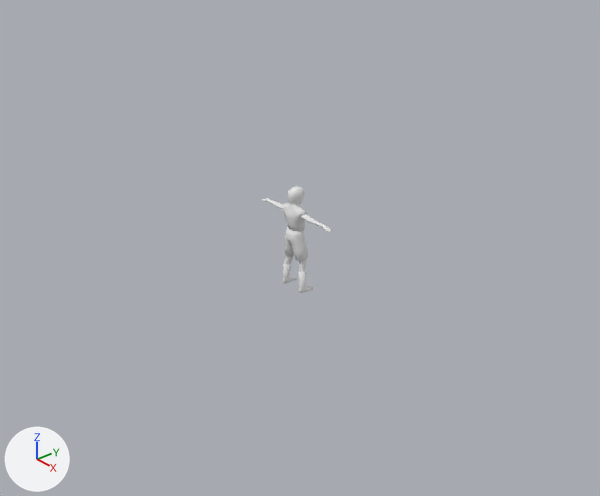
A saved change to the Blender file 角色/类人/双面人/双面人.blend.
Camera for both pictures: a 50 mm camera at (9.83, -8.26, 7.05) aimed at (-0.1, 0.23, 0.66). Arrows for +X, +Y and +Z are at lower left; the lights stay in place.

In view in the first picture: 'Model'.
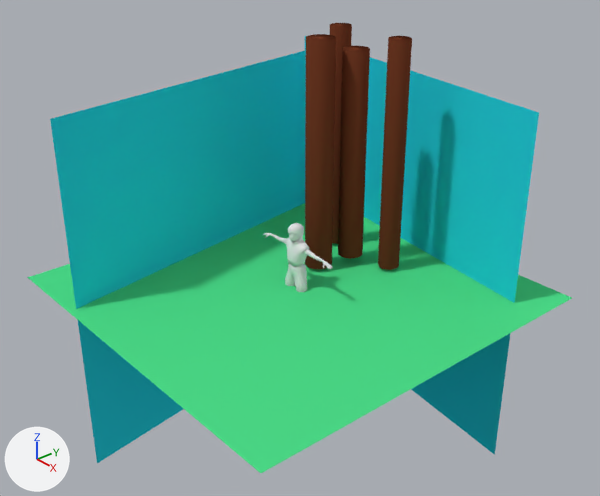
Diff of the bpy script that builds the scene:
```diff
--- a/角色/类人/双面人/双面人.blend.py
+++ b/角色/类人/双面人/双面人.blend.py
@@ mat_material_001 @@
+mat_material_001 = diffuse_material('Material.001')
+mat_material_001.base_color = (0.173, 0.0422, 0.0185)  # brown #733a25
@@ mat_material_003 @@
+mat_material_003 = diffuse_material('Material.003')
+mat_material_003.base_color = (0.0745, 0.723, 0.251)  # green #4ddd89
@@ mat_material_002 @@
+mat_material_002 = diffuse_material('Material.002')
+mat_material_002.base_color = (0.0201, 0.648, 0.8)  # cyan #27d3e7
@@ me_cylinder @@
+me_cylinder.from_pydata(...)  # a 32-sided cylinder along z spanning x -1.0..1.0, y -1.0..1.0, z -1.07..3.05
+me_cylinder.polygons.foreach_set('use_smooth', [True] * 34)
+me_cylinder.materials.append(mat_material_001)  # brown #733a25
@@ me_plane @@
+me_plane.from_pydata([(-1.0, -1.0, 0.0), (1.0, -1.0, 0.0), (-1.0, 1.0, 0.0), (1.0, 1.0, 0.0)], [], [(0, 1, 3, 2)])
+me_plane.materials.append(mat_material_003)  # green #4ddd89
@@ me_plane_001 @@
+me_plane_001.from_pydata([(-1.0, -1.0, 0.0), (1.0, -1.0, 0.0), (-1.0, 1.0, 0.0), (1.0, 1.0, 0.0)], [], [(0, 1, 3, 2)])
+me_plane_001.materials.append(mat_material_002)  # cyan #27d3e7
@@ me_plane_002 @@
+me_plane_002.from_pydata([(-1.0, -1.0, 0.0), (1.0, -1.0, 0.0), (-1.0, 1.0, 0.0), (1.0, 1.0, 0.0)], [], [(0, 1, 3, 2)])
+me_plane_002.materials.append(mat_material_002)  # cyan #27d3e7
@@ ob_model @@
 ob_model = bpy.data.objects.new('Model', me_proxy741_obj_004)
-ob_model.location = (0.0, 0.0, 0.0)
+ob_model.location = (0.0, 0.11, -0.67)
+ob_model.rotation_euler = (0.0, 0.0, 3.142)  # degrees (0, 0, 180)
@@ ob_cylinder @@
+ob_cylinder = bpy.data.objects.new('Cylinder', me_cylinder)
+ob_cylinder.location = (-0.32, 0.86, 1.13)
+ob_cylinder.rotation_euler = (0.0, 0.0, 3.142)  # degrees (0, 0, 180)
+ob_cylinder.scale = (0.247, 0.247, 1.0)
@@ ob_plane @@
+ob_plane = bpy.data.objects.new('Plane', me_plane)
+ob_plane.location = (0.0, 0.0, 0.0)
+ob_plane.scale = (3.4, 3.4, 3.4)
@@ ob_plane_001 @@
+ob_plane_001 = bpy.data.objects.new('Plane.001', me_plane_001)
+ob_plane_001.location = (-2.32, 0.0, 0.0)
+ob_plane_001.rotation_euler = (-3.301, 1.571, 0.0)  # degrees (-189, 90, 0)
+ob_plane_001.scale = (3.3, 3.3, 3.3)
@@ ob_plane_002 @@
+ob_plane_002 = bpy.data.objects.new('Plane.002', me_plane_002)
+ob_plane_002.location = (-0.41, 2.95, 0.04)
+ob_plane_002.rotation_euler = (1.711, 1.571, 0.0)  # degrees (98, 90, 0)
+ob_plane_002.scale = (3.3, 3.3, 3.3)
@@ ob_cylinder_001 @@
+ob_cylinder_001 = bpy.data.objects.new('Cylinder.001', me_cylinder.copy())
+ob_cylinder_001.location = (-0.09, 1.45, 1.15)
+ob_cylinder_001.rotation_euler = (0.0, 0.0, 3.142)  # degrees (0, 0, 180)
+ob_cylinder_001.scale = (0.227, 0.227, 0.919)
@@ ob_cylinder_002 @@
+ob_cylinder_002 = bpy.data.objects.new('Cylinder.002', me_cylinder.copy())
+ob_cylinder_002.location = (0.56, 1.79, 1.13)
+ob_cylinder_002.rotation_euler = (0.0, 0.0, 3.142)  # degrees (0, 0, 180)
+ob_cylinder_002.scale = (0.191, 0.191, 1.0)
@@ ob_cylinder_003 @@
+ob_cylinder_003 = bpy.data.objects.new('Cylinder.003', me_cylinder.copy())
+ob_cylinder_003.location = (-0.85, 1.81, 1.13)
+ob_cylinder_003.rotation_euler = (0.0, 0.0, 3.142)  # degrees (0, 0, 180)
+ob_cylinder_003.scale = (0.191, 0.191, 1.0)
```

Pixel boxes [x1, y1, x2, y2] of what changed, in the pictures (600 x 496 px):
'Plane', added (green): after [27, 203, 572, 473]
'Plane.001', added (cyan): after [50, 50, 306, 463]
'Plane.002', added (cyan): after [305, 36, 539, 455]
'Cylinder', added (brown): after [305, 34, 336, 269]
'Cylinder.001', added (brown): after [338, 46, 370, 259]
'Cylinder.002', added (brown): after [378, 36, 412, 270]
'Model', moved, turned: before [262, 186, 333, 293]; after [263, 223, 333, 292]
'Cylinder.003', added (brown): after [330, 23, 352, 244]
